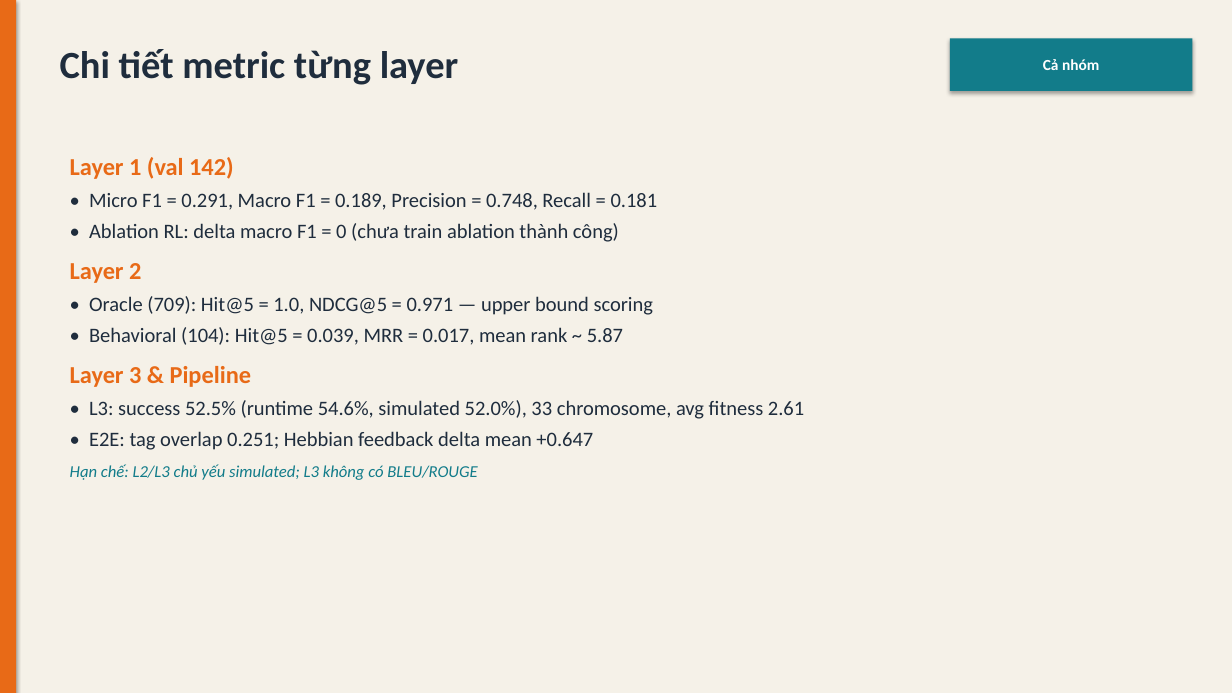
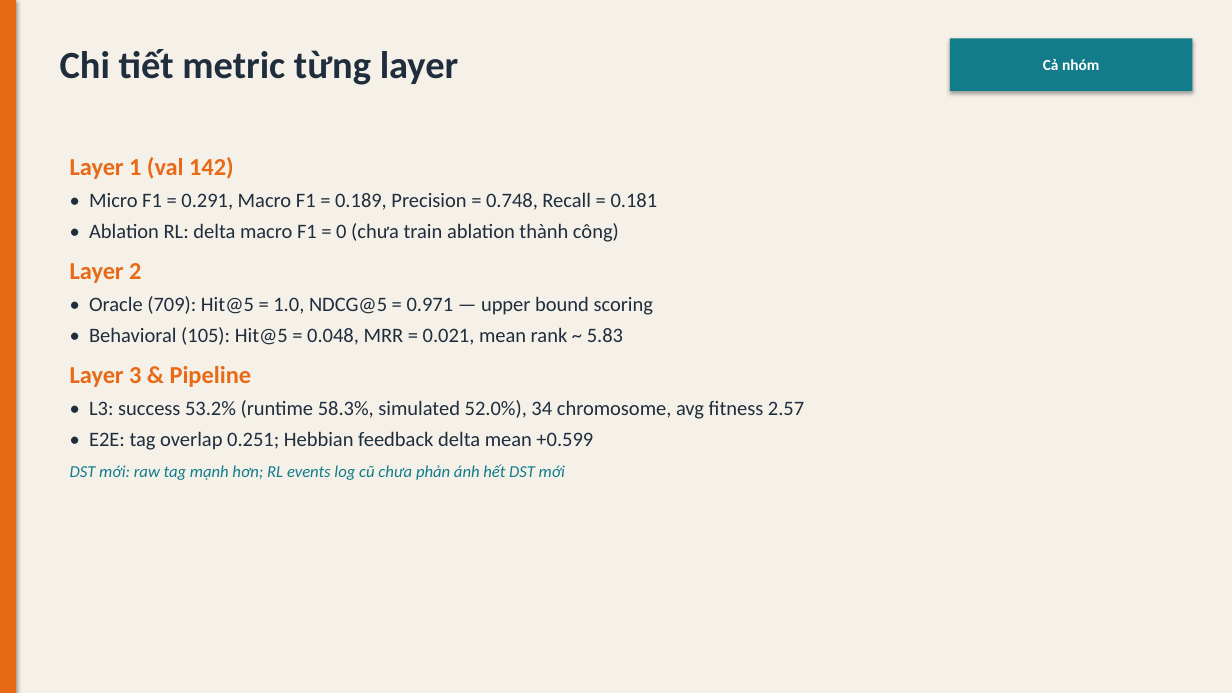
Before and after one commit to quac17/food-moo-duu, a slide deck: slide 21 of docs/food_moo_duu_slides.pptx. Drawn at 1232x693 pixels with LibreOffice and Linux fonts; fonts in the diff are those of the drawing. Boxes give left, top, right and bottom in pixels: in the first picture for what was removed or moved away, otherwise in the second. Text is boxed around its words. In the diff, an @@ line names an element or a change of style, - is before the commit and + after.

```diff
--- a/docs/food_moo_duu_slides.pptx
+++ b/docs/food_moo_duu_slides.pptx
@@ text at box(89, 327, 623, 345): text changed @@
-• Behavioral (104): Hit@5 = 0.039, MRR = 0.017, mean rank ~ 5.87
+• Behavioral (105): Hit@5 = 0.048, MRR = 0.021, mean rank ~ 5.83
@@ text at box(70, 400, 804, 480): text changed @@
-• L3: success 52.5% (runtime 54.6%, simulated 52.0%), 33 chromosome, avg fitness 2.61
-• E2E: tag overlap 0.251; Hebbian feedback delta mean +0.647
-Hạn chế: L2/L3 chủ yếu simulated; L3 không có BLEU/ROUGE
+• L3: success 53.2% (runtime 58.3%, simulated 52.0%), 34 chromosome, avg fitness 2.57
+• E2E: tag overlap 0.251; Hebbian feedback delta mean +0.599
+DST mới: raw tag mạnh hơn; RL events log cũ chưa phản ánh hết DST mới
```
Also in this commit, not shown: 9 other slides changed, 28 other files.
